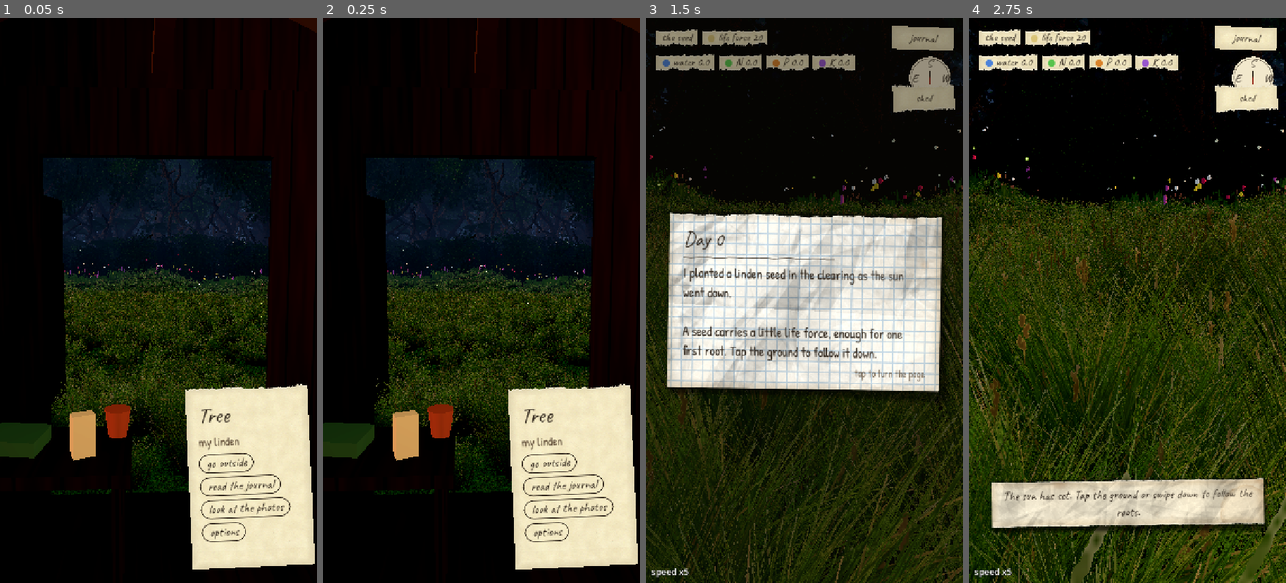
Above: before the commit, frames 1-4 (left to right).
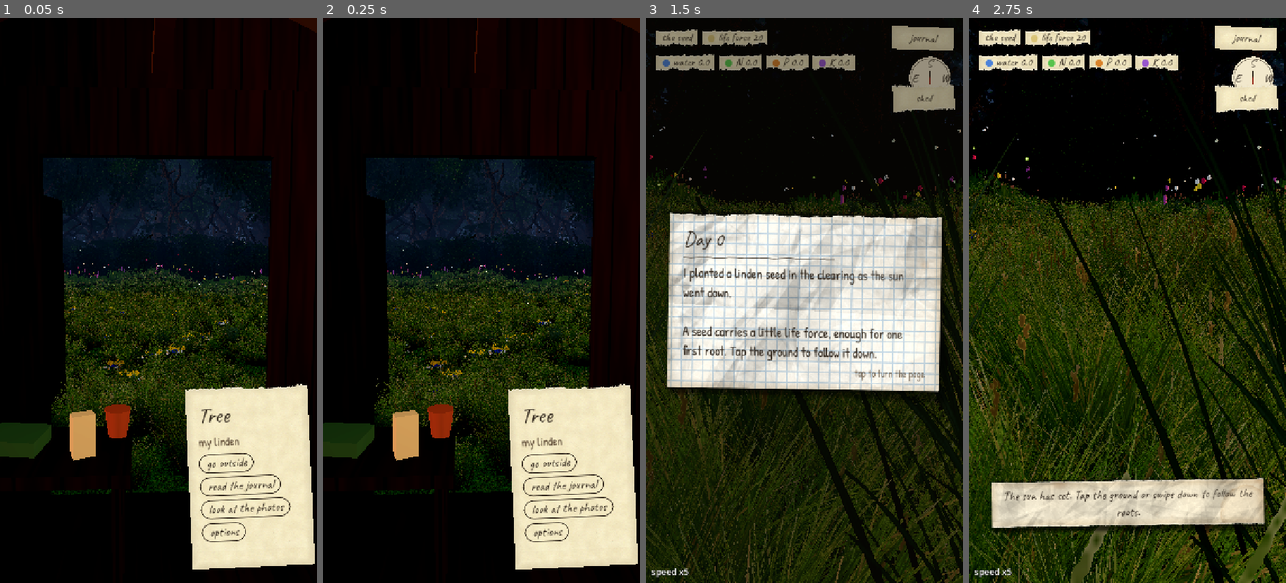
Above: after the commit, the same moments.

Repository: SimonSouleyman/gamdev
Game: Godot game, scene res://main.tscn
Same seed, same stepped clock (60 frames per second), same inputs: the game is played once before the commit and once after it.
Inputs (mouse positions are in pixels of both pictures, inside the frame that each line leads up to):
- Up to frame 1 (0.05 s): no input
- Up to frame 2 (0.25 s): no input
- Up to frame 3 (1.5 s): click "go outside" at 0.5 s; tap Enter at 1.25 s; move the mouse to (874, 272) at 1.27 s; hold Right (ui_right) from 1.28 s (still down); tap T at 1.35 s; click (874, 272) at 1.42 s
- Up to frame 4 (2.75 s): tap Space at 1.52, 1.82 s; release Right (ui_right) at 2 s; tap Enter at 2 s; drag from (1064, 328) to (1111, 413) at 2.02 s

The runs differ from the first frame. In frame 1, 0.6% of the frame differs, in the area x 20-85%, y 45-75%; in frame 2, 0.6%; in frame 3, 2.9%; in frame 4, 4.7%, in the area x 0-100%, y 19-100%.

Commit message:
Meadow variety: fine grass, sedge tufts, clover patches and drifts of meadow flowers (second painted atlas)
Co-Authored-By: Claude Opus 5.5 (1M context) <noreply@anthropic.com>

Diff:
--- a/Tree/lookdev/grass/grass_look.gd
+++ b/Tree/lookdev/grass/grass_look.gd
@@ -26,3 +26,45 @@
 		if d > 16.0:
 			col = col.darkened(clampf((d - 16.0) / 5.0, 0.0, 0.5))
 		mm.set_instance_color(i, col)
+
+
+## A second meadow layer for variety (Simon, play test 4): short fine grass, blue-green sedge
+## tufts, clover patches and drifts of meadow flowers, each kind a cell of meadow_atlas2.
+## Clover and flowers grow in patches; the cell is passed to the shader in the colour's alpha.
+static func apply_meadow2(view: TreeView) -> void:
+	var mmi: MultiMeshInstance3D = view._meadow2
+	var mat := ShaderMaterial.new()
+	mat.shader = preload("res://lookdev/grass/meadow_grass.gdshader")
+	mat.set_shader_parameter("clump_texture", load("res://lookdev/grass/meadow_atlas2.png"))
+	mat.set_shader_parameter("cell_from_alpha", true)
+	mmi.material_override = mat
+	var mm := mmi.multimesh
+	var count := Budgets.MEADOW_VARIETY_CLUMPS
+	mm.instance_count = count
+	var rng := RandomNumberGenerator.new()
+	rng.seed = hash([view.state.seed, "meadow variety"])
+	var radius: float = maxf(view._clearing, Scenery.CLEARING_RADIUS) + 1.0
+	# Size of each kind: width range, height range.
+	var sizes := [Vector4(0.5, 0.8, 0.28, 0.45), Vector4(0.5, 0.75, 0.7, 1.05), Vector4(0.45, 0.7, 0.22, 0.32), Vector4(0.5, 0.75, 0.45, 0.7)]
+	for i in range(count):
+		var d := radius * pow(rng.randf(), 0.6)
+		var a := rng.randf() * TAU
+		var p := Vector3(cos(a) * d, 0.0, sin(a) * d)
+		if d < 0.6 or Vector2(p.x - Shed.origin.x, p.z - Shed.origin.z).length() < 2.6:
+			p = Vector3(cos(a) * (d + 3.0), 0.0, sin(a) * (d + 3.0))
+		var clover := sin(p.x * 0.31 + 2.0) * cos(p.z * 0.27 - 1.0)
+		var bloom := sin(p.x * 0.19 - 0.7) * cos(p.z * 0.23 + 1.9)
+		var cell := 0
+		if clover > 0.3 and rng.randf() < 0.85:
+			cell = 2
+		elif bloom > 0.3 and rng.randf() < 0.75:
+			cell = 3
+		elif rng.randf() < 0.18:
+			cell = 1
+		var s: Vector4 = sizes[cell]
+		var w := rng.randf_range(s.x, s.y)
+		var h := rng.randf_range(s.z, s.w)
+		var basis := Basis(Vector3.UP, rng.randf() * TAU).scaled(Vector3(w, h, w))
+		mm.set_instance_transform(i, Transform3D(basis, Terrain.at(p) + Vector3(0, -0.02, 0)))
+		var v := rng.randf_range(0.7, 0.95) if cell >= 2 else rng.randf_range(0.6, 0.85)
+		mm.set_instance_color(i, Color(v, v, v, (float(cell) + 0.5) / 4.0))
--- a/Tree/lookdev/grass/meadow_grass.gdshader
+++ b/Tree/lookdev/grass/meadow_grass.gdshader
@@ -10,13 +10,15 @@
 uniform float fade_start = 14.0;
 uniform float fade_end = 30.0;
 uniform vec3 translucency : source_color = vec3(0.3, 0.38, 0.08);
+// The second meadow layer picks its cell per clump (in the instance colour's alpha).
+uniform bool cell_from_alpha = false;
 
 varying float root_shade;
 
 void vertex() {
 	vec3 world = (MODEL_MATRIX * vec4(0.0, 0.0, 0.0, 1.0)).xyz;
 	float h = fract(sin(dot(world.xz, vec2(12.9898, 78.233))) * 43758.5453);
-	float cell = floor(h * 4.0);
+	float cell = cell_from_alpha ? floor(COLOR.a * 4.0) : floor(h * 4.0);
 	float top = 1.0 - UV.y;
 	UV = UV * 0.5 + vec2(mod(cell, 2.0), floor(cell / 2.0)) * 0.5;
 	float cam_dist = length(world - (INV_VIEW_MATRIX * vec4(0.0, 0.0, 0.0, 1.0)).xyz);
--- a/Tree/shared/budgets.gd
+++ b/Tree/shared/budgets.gd
@@ -22,6 +22,7 @@
 static var MEADOW_FLOWERS: int = 500 if PHONE else 1500
 static var MEADOW_GRASS_CLUMPS: int = 2800 if PHONE else 9500
 static var MEADOW_HERB_CLUMPS: int = 350 if PHONE else 900
+static var MEADOW_VARIETY_CLUMPS: int = 900 if PHONE else 2800
 ## Leaf sprays per forest leaf cluster, and edge herb cards.
 static var FOREST_SPRAYS: int = 3 if PHONE else 5
 static var EDGE_HERBS: int = 300 if PHONE else 1100
--- a/Tree/tree/tree_view.gd
+++ b/Tree/tree/tree_view.gd
@@ -25,6 +25,8 @@
 var _sky_mat: PhysicalSkyMaterial
 var _grass: MultiMeshInstance3D
 var _herbs: MultiMeshInstance3D
+## Fine grass, sedge, clover and meadow flowers (GrassLook.apply_meadow2).
+var _meadow2: MultiMeshInstance3D
 var _noise_tex: NoiseTexture2D
 var _bark_mat: ShaderMaterial
 var _leaf_mat: ShaderMaterial
@@ -115,6 +117,7 @@
 	RockLook.apply_meadow(_meadow)
 	_plant_grass(state.seed)
 	GrassLook.apply(self)
+	GrassLook.apply_meadow2(self)
 	_scenery.build(state.seed, _bark_mat, _leaf_mat, _noise_tex, r)
 	ForestSprays.apply(_scenery)
 	# The haze begins further out as the clearing grows, so the forest ring is not buried.
@@ -250,6 +253,7 @@
 	# in between (Simon, play test: single blades did not fit the picture).
 	_grass = _clump_layer(Foliage.clump_texture(false, 11))
 	_herbs = _clump_layer(Foliage.clump_texture(true, 12))
+	_meadow2 = _clump_layer(Foliage.clump_texture(false, 13))
 	add_child(_leaves)
 
 	_twinkles = MultiMeshInstance3D.new()
@@ -659,7 +663,7 @@
 	# The meadow grass fades out beyond the tree, however far back the camera stands.
 	# (A phone lets it fade sooner: meadow cards are what it pays most for.)
 	var fade := maxf(14.0 if Budgets.PHONE else 24.0, want_distance + (8.0 if Budgets.PHONE else 22.0))
-	for layer in [_grass, _herbs]:
+	for layer in [_grass, _herbs, _meadow2]:
 		var gm := (layer as MultiMeshInstance3D).material_override as ShaderMaterial
 		gm.set_shader_parameter("fade_start", fade)
 		gm.set_shader_parameter("fade_end", fade + 18.0)
Binary file added: Tree/lookdev/grass/meadow_atlas2.png
Not shown, added: Tree/lookdev/grass/make_meadow2.py
